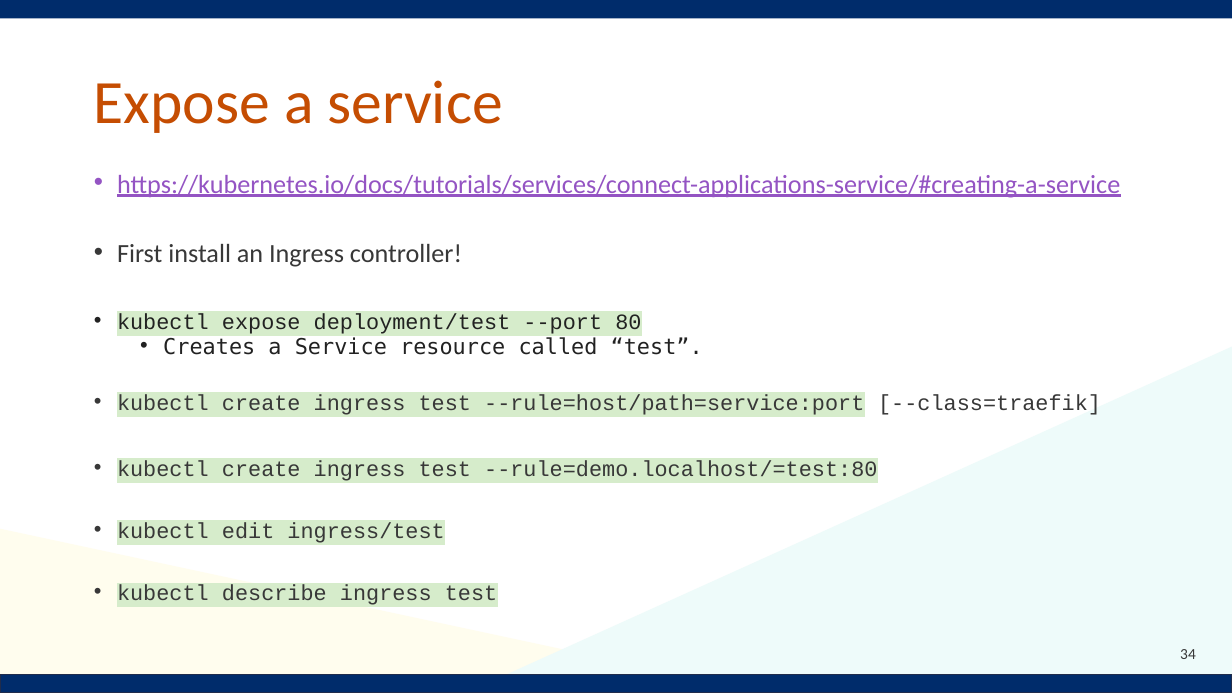
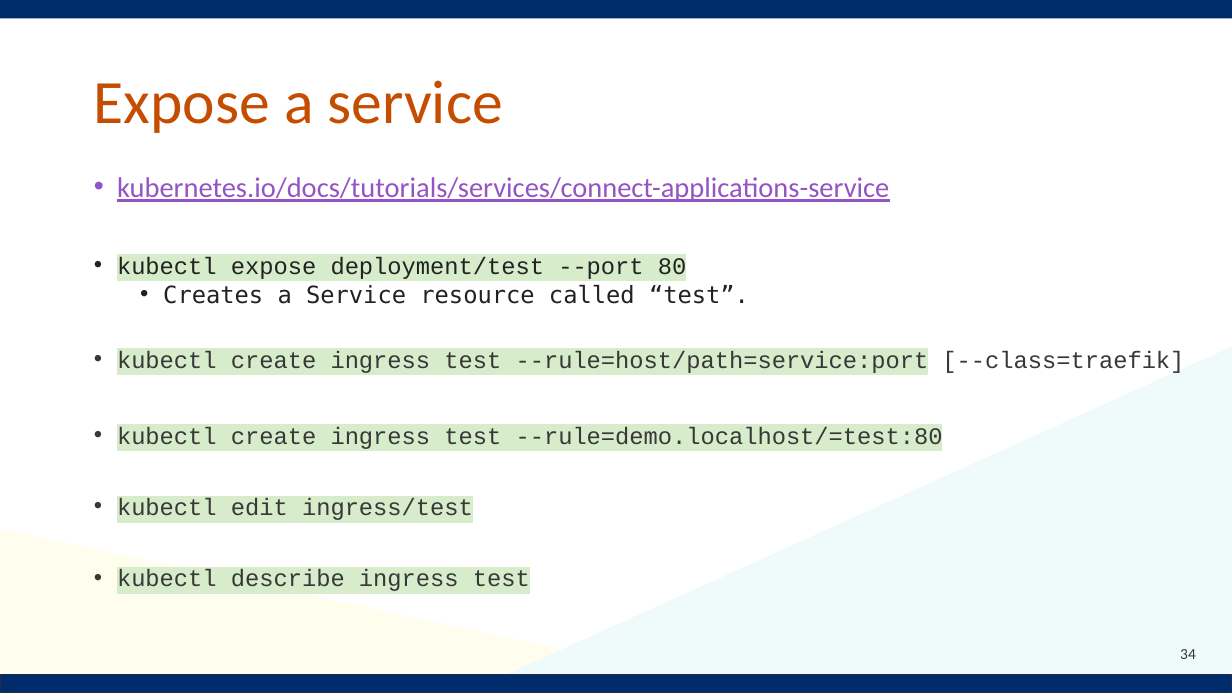
Before and after one commit to Notalib/workshop-kubernetes, a slide deck: slide 34 of Kubernetes_workshop.pptx. Drawn at 1232x693 pixels with LibreOffice and Linux fonts; fonts in the diff are those of the drawing; background and template pictures are left out. Boxes give left, top, right and bottom in pixels: in the first picture for what was removed or moved away, otherwise in the second. Text is boxed around its words. In the diff, an @@ line names an element or a change of style, - is before the commit and + after.

```diff
--- a/Kubernetes_workshop.pptx
+++ b/Kubernetes_workshop.pptx
@@ text at bbox=[117, 177, 889, 202]: text changed; size 20.4 to 22.2 pt @@
-• https://kubernetes.io/docs/tutorials/services/connect-applications-service/#creating-a-service
-• First install an Ingress controller!
+• kubernetes.io/docs/tutorials/services/connect-applications-service
@@ text at bbox=[117, 256, 1184, 591]: size 17 to 18.5 pt in "kubectl expose deployment/test --port 80", "Creates a Service resource called “test”.", "kubectl create ingress test --rule=host/path=service:port [- ...", "kubectl create ingress test --rule=demo.localhost/=test:80" and 2 more places; line spacing 0.7 to 0.8 @@
```
Also in this commit, not shown: 11 other slides changed, 1 slide added.
